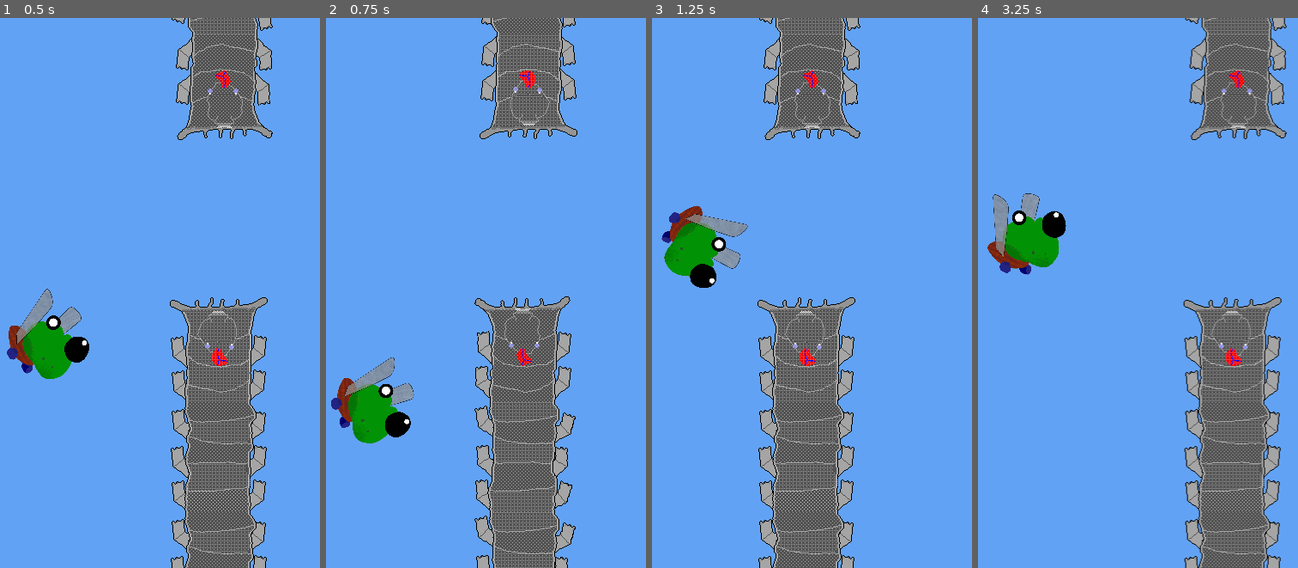
Above: before the commit, frames 1-4 (left to right).
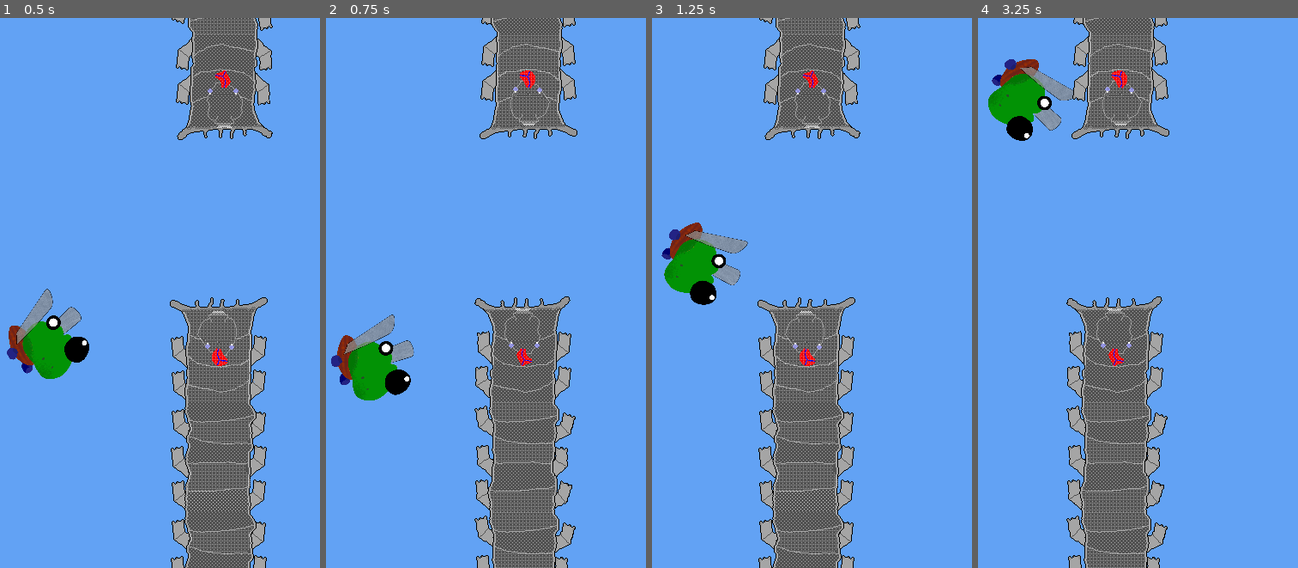
Above: after the commit, the same moments.

Repository: tstambaugh92/flappy-bilo
Game: Godot game, scene res://Scenes/game.tscn
The game is run twice, just before and just after one commit, with the same random seed, the same clock (stepped at 60 frames per second) and the same inputs.
Inputs:
- Up to frame 1 (0.5 s): no input
- Up to frame 2 (0.75 s): tap Space (jump) at 0.6 s
- Up to frame 3 (1.25 s): tap Space (jump) at 0.77, 1.07 s
- Up to frame 4 (3.25 s): tap Space (jump) at 1.35, 1.52, 1.82, 2.1, 2.85, 3.02 s

Frame 1 is identical in both runs. In frame 2, 3.9% of the frame differs, in the area x 1-28%, y 53-78%; in frame 3, 2.7%; in frame 4, 40%, in the area x 2-97%, y 0-100%.

Commit message:
-Reduced Bilo's hitbox to be almost square. The rotating rectangle made jumps awkward -Changed his jump physics to be consistent based on user feedback

Diff:
--- a/Scenes/bilo.tscn
+++ b/Scenes/bilo.tscn
@@ -4,7 +4,7 @@
 [ext_resource type="Script" uid="uid://bsbhb50c1h6im" path="res://Scripts/bilo.gd" id="2_gdlyq"]
 
 [sub_resource type="RectangleShape2D" id="RectangleShape2D_gdlyq"]
-size = Vector2(830.5, 633)
+size = Vector2(675, 581)
 
 [node name="Bilo" type="CharacterBody2D" unique_id=399946387]
 script = ExtResource("2_gdlyq")
@@ -14,7 +14,7 @@
 flip_h = true
 
 [node name="CollisionShape2D" type="CollisionShape2D" parent="." unique_id=1554680566]
-position = Vector2(-10.25, 84.5)
+position = Vector2(67.5, 58.5)
 shape = SubResource("RectangleShape2D_gdlyq")
 
 [node name="VisibleOnScreenNotifier2D" type="VisibleOnScreenNotifier2D" parent="." unique_id=818166572]
--- a/Scripts/bilo.gd
+++ b/Scripts/bilo.gd
@@ -1,7 +1,7 @@
 extends CharacterBody2D
 
 var gravity : float = 981
-var jumpForce : float = 600
+var jumpForce : float = 350
 
 # Called when the node enters the scene tree for the first time.
 func _ready() -> void:
@@ -17,10 +17,12 @@
 	rotation_degrees = rotation_degrees + 90.0 * delta
 
 	if Input.is_action_just_pressed("jump"):
-		velocity.y += - jumpForce
+		#velocity.y += - jumpForce
+		velocity.y = - jumpForce
 
 	move_and_slide()
 
 
 func _on_visible_on_screen_notifier_2d_screen_exited() -> void:
+	#die if you fall off the screen
 	get_tree().reload_current_scene()
Not shown, changed: .gitignore
